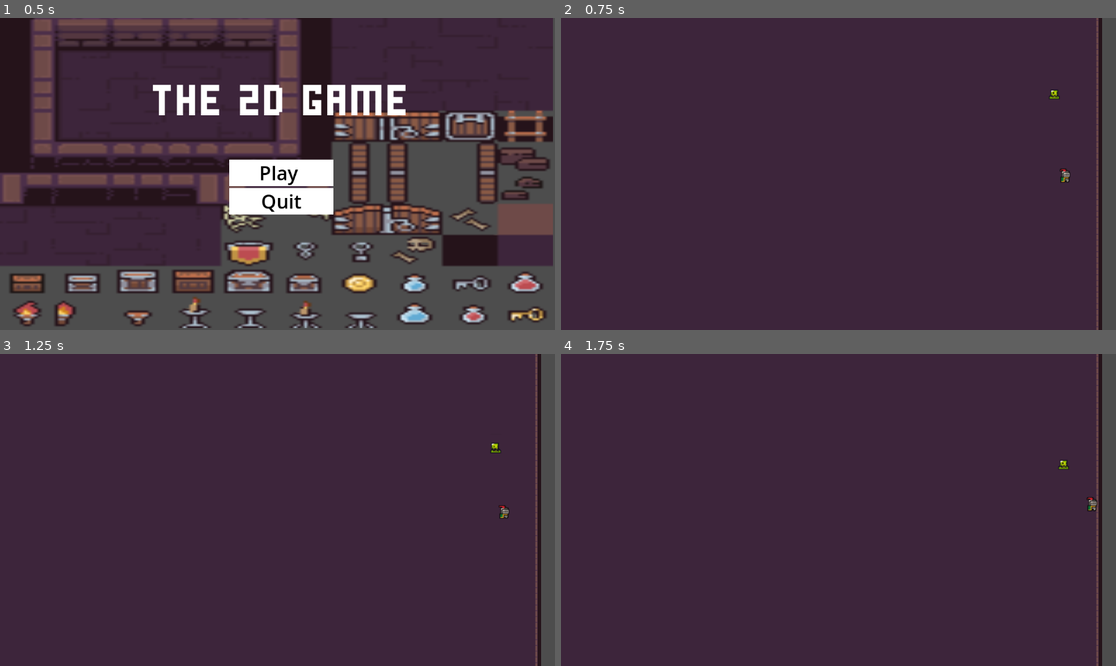
Above: before the commit, frames 1-4 (two rows, left to right).
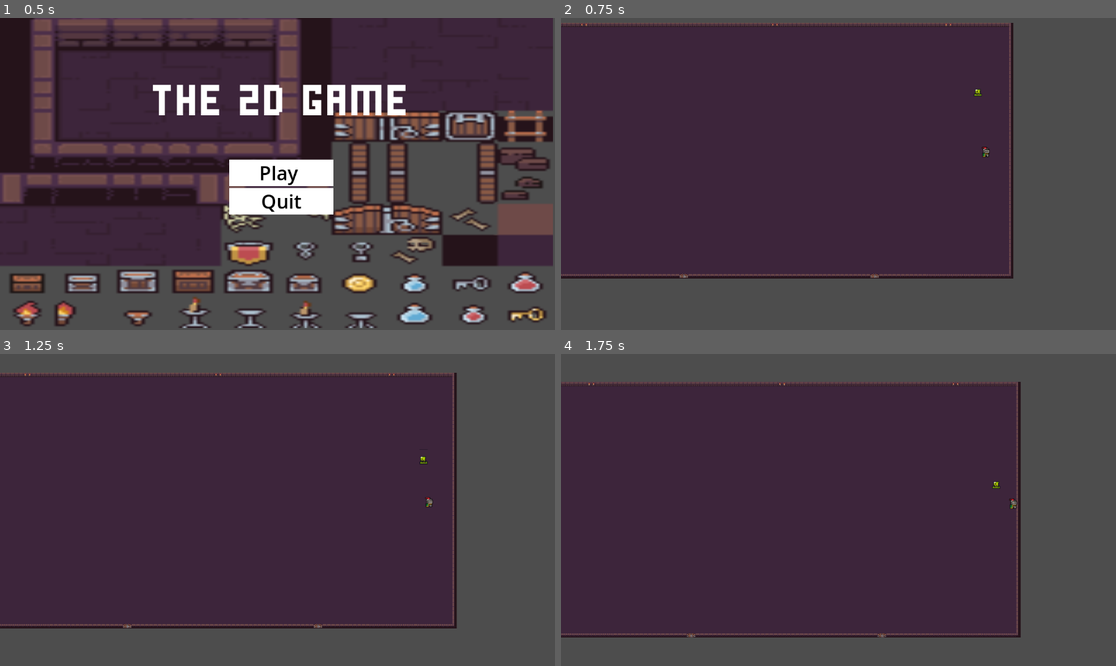
Above: after the commit, the same moments.

Repository: VergilDsanji66/The2DGame
Game: Godot game, scene res://Scenes/MainMenu.tscn
Two runs of this game, one before a commit and one after it. Both use one fixed random seed, a clock stepped at 60 frames per second and the inputs below.
Inputs (mouse positions are in pixels of both pictures, inside the frame that each line leads up to):
- Up to frame 1 (0.5 s): no input
- Up to frame 2 (0.75 s): click "Play" at 0.5 s
- Up to frame 3 (1.25 s): no input
- Up to frame 4 (1.75 s): tap Enter (ui_accept) at 1.25, 1.52 s; move the mouse to (960, 494) at 1.27 s; hold Right (ui_right) from 1.28 s (still down); hold F from 1.28 s (still down); click (960, 494) at 1.42 s

Frame 1 is identical in both runs. In frame 2, 32% of the frame differs, in the area x 0-98%, y 0-100%; in frame 3, 32%; in frame 4, 31%.
Error before the commit: Attempt to call function 'pcam_host_added' in base 'null instance' on a null instance. (res://addons/phantom_camera/scripts/phantom_camera_host/phantom_camera_…

Commit message:
Fixed cam, pause and BG music

Diff:
--- a/Scenes/Stage 1/game.tscn
+++ b/Scenes/Stage 1/game.tscn
@@ -4,10 +4,10 @@
 [ext_resource type="Script" path="res://Scenes/Stage 1/game.gd" id="1_ccycs"]
 [ext_resource type="PackedScene" uid="uid://mdtudgdcs0n" path="res://scripts/player/player.tscn" id="2_l6aqr"]
 [ext_resource type="PackedScene" uid="uid://bidbt72hyi5eq" path="res://scripts/mobs/mobs.tscn" id="3_xhgnf"]
-[ext_resource type="Script" path="res://addons/phantom_camera/scripts/phantom_camera_host/phantom_camera_host.gd" id="4_hgve4"]
-[ext_resource type="Script" path="res://addons/phantom_camera/scripts/phantom_camera/phantom_camera_2d.gd" id="5_yqvn2"]
-[ext_resource type="Script" path="res://addons/phantom_camera/scripts/resources/tween_resource.gd" id="6_6gqom"]
-[ext_resource type="PackedScene" uid="uid://buhmvdnkigpd8" path="res://scenes/PauseMenu.tscn" id="8_o84hj"]
+[ext_resource type="Script" path="res://addons/phantom_camera/scripts/phantom_camera_host/phantom_camera_host.gd" id="6_cux4h"]
+[ext_resource type="Script" path="res://addons/phantom_camera/scripts/phantom_camera/phantom_camera_2d.gd" id="7_wybb2"]
+[ext_resource type="Script" path="res://addons/phantom_camera/scripts/resources/tween_resource.gd" id="8_c53dq"]
+[ext_resource type="PackedScene" uid="uid://buhmvdnkigpd8" path="res://Scenes/PauseMenu.tscn" id="8_o84hj"]
 
 [sub_resource type="TileSetAtlasSource" id="TileSetAtlasSource_5d4jf"]
 texture = ExtResource("1_0557w")
@@ -220,16 +220,17 @@
 physics_layer_0/collision_layer = 1
 sources/0 = SubResource("TileSetAtlasSource_5d4jf")
 
-[sub_resource type="Resource" id="Resource_7qwpj"]
-script = ExtResource("6_6gqom")
+[sub_resource type="RectangleShape2D" id="RectangleShape2D_npclp"]
+size = Vector2(1876, 1019)
+
+[sub_resource type="Resource" id="Resource_kof6x"]
+script = ExtResource("8_c53dq")
 duration = 1.0
 transition = 0
 ease = 2
 
-[sub_resource type="RectangleShape2D" id="RectangleShape2D_npclp"]
-size = Vector2(1876, 1019)
-
 [node name="game" type="Node2D"]
+scale = Vector2(0.75, 0.75)
 script = ExtResource("1_ccycs")
 
 [node name="TileMap" type="TileMap" parent="."]
@@ -245,33 +246,6 @@
 [node name="mob" parent="." instance=ExtResource("3_xhgnf")]
 position = Vector2(507, -340)
 platform_on_leave = 0
-
-[node name="Camera2D" type="Camera2D" parent="."]
-physics_interpolation_mode = 1
-position = Vector2(-89, -103)
-zoom = Vector2(0.75, 0.75)
-limit_left = -1197
-limit_top = -604
-limit_right = 679
-limit_bottom = 416
-
-[node name="PhantomCameraHost" type="Node" parent="Camera2D"]
-process_priority = 300
-process_physics_priority = 300
-script = ExtResource("4_hgve4")
-
-[node name="PhantomCamera2D" type="Node2D" parent="." node_paths=PackedStringArray("follow_target")]
-position = Vector2(-89, -103)
-script = ExtResource("5_yqvn2")
-follow_mode = 5
-follow_target = NodePath("../Player")
-zoom = Vector2(0.75, 0.75)
-tween_resource = SubResource("Resource_7qwpj")
-follow_damping = true
-follow_damping_value = Vector2(0.25, 0.25)
-dead_zone_width = 0.266
-dead_zone_height = 0.35
-limit_target = NodePath("../camera_bounds/CollisionShape2D")
 
 [node name="camera_bounds" type="Area2D" parent="."]
 
@@ -291,3 +265,30 @@
 offset_top = -123.0
 offset_right = -245.0
 offset_bottom = -123.0
+
+[node name="Camera2D" type="Camera2D" parent="."]
+position = Vector2(-32, -103)
+scale = Vector2(1.33333, 1.33333)
+zoom = Vector2(0.75, 0.75)
+limit_left = -1132
+limit_top = -580
+limit_right = 744
+limit_bottom = 439
+
+[node name="PhantomCameraHost" type="Node" parent="Camera2D"]
+process_priority = 300
+process_physics_priority = 300
+script = ExtResource("6_cux4h")
+
+[node name="PhantomCamera2D" type="Node2D" parent="." node_paths=PackedStringArray("follow_target")]
+position = Vector2(-32, -103)
+script = ExtResource("7_wybb2")
+follow_mode = 5
+follow_target = NodePath("../Player")
+zoom = Vector2(0.75, 0.75)
+tween_resource = SubResource("Resource_kof6x")
+follow_damping = true
+follow_damping_value = Vector2(0.25, 0.25)
+dead_zone_width = 0.117
+dead_zone_height = 0.214
+limit_target = NodePath("../camera_bounds/CollisionShape2D")
--- a/project.godot
+++ b/project.godot
@@ -14,6 +14,15 @@
 run/main_scene="res://scenes/MainMenu.tscn"
 config/features=PackedStringArray("4.3", "Mobile")
 config/icon="res://icon.svg"
+
+[autoload]
+
+AudioStreamPlayer2d="*res://Scenes/Stage 1/audio_stream_player_2d.tscn"
+PhantomCameraManager="*res://addons/phantom_camera/scripts/managers/phantom_camera_manager.gd"
+
+[editor_plugins]
+
+enabled=PackedStringArray("res://addons/phantom_camera/plugin.cfg")
 
 [input]
 
@@ -63,6 +72,11 @@
 , Object(InputEventKey,"resource_local_to_scene":false,"resource_name":"","device":-1,"window_id":0,"alt_pressed":false …(182 unchanged characters)…
 ]
 }
+pause={
+"deadzone": 0.5,
+"events": [Object(InputEventKey,"resource_local_to_scene":false,"resource_name":"","device":-1,"window_id":0,"alt_pressed":false,"shift_pressed":false,"ctrl_pressed":false,"meta_pressed":false,"pressed":false,"keycode":0,"physical_keycode":4194305,"key_label":0,"unicode":0,"location":0,"echo":false,"script":null)
+]
+}
 
 [rendering]
 
